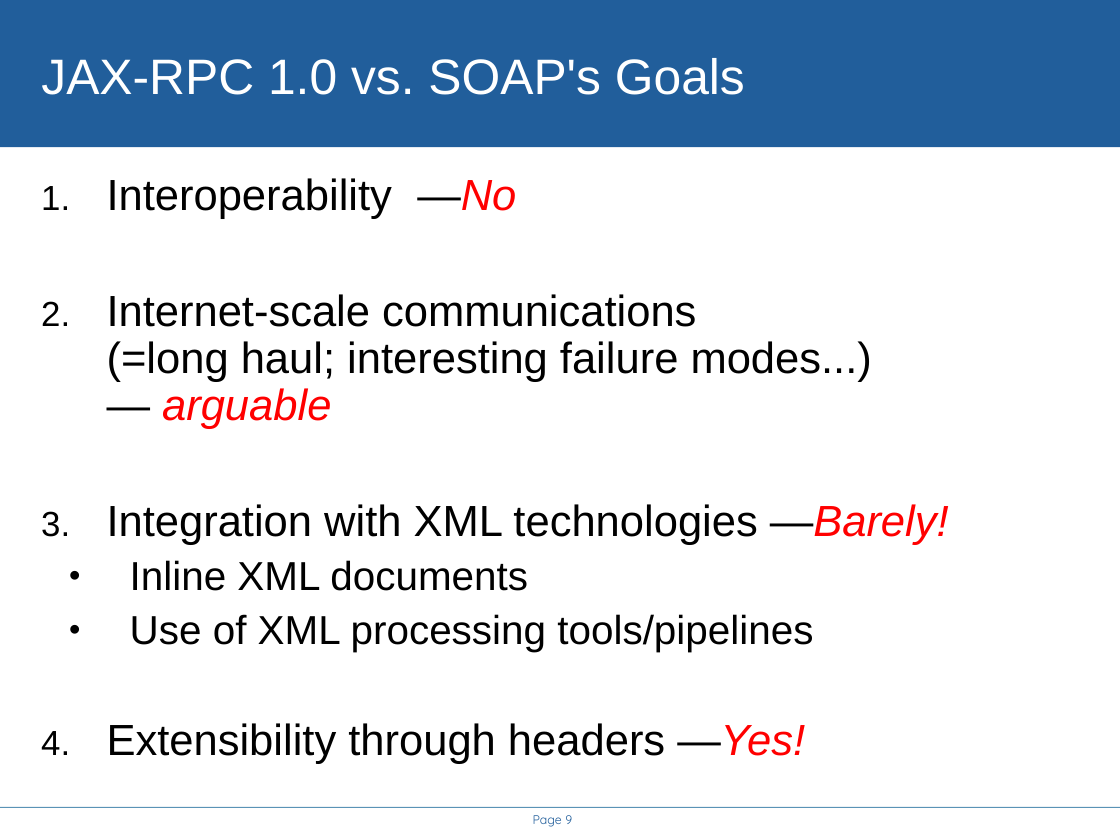
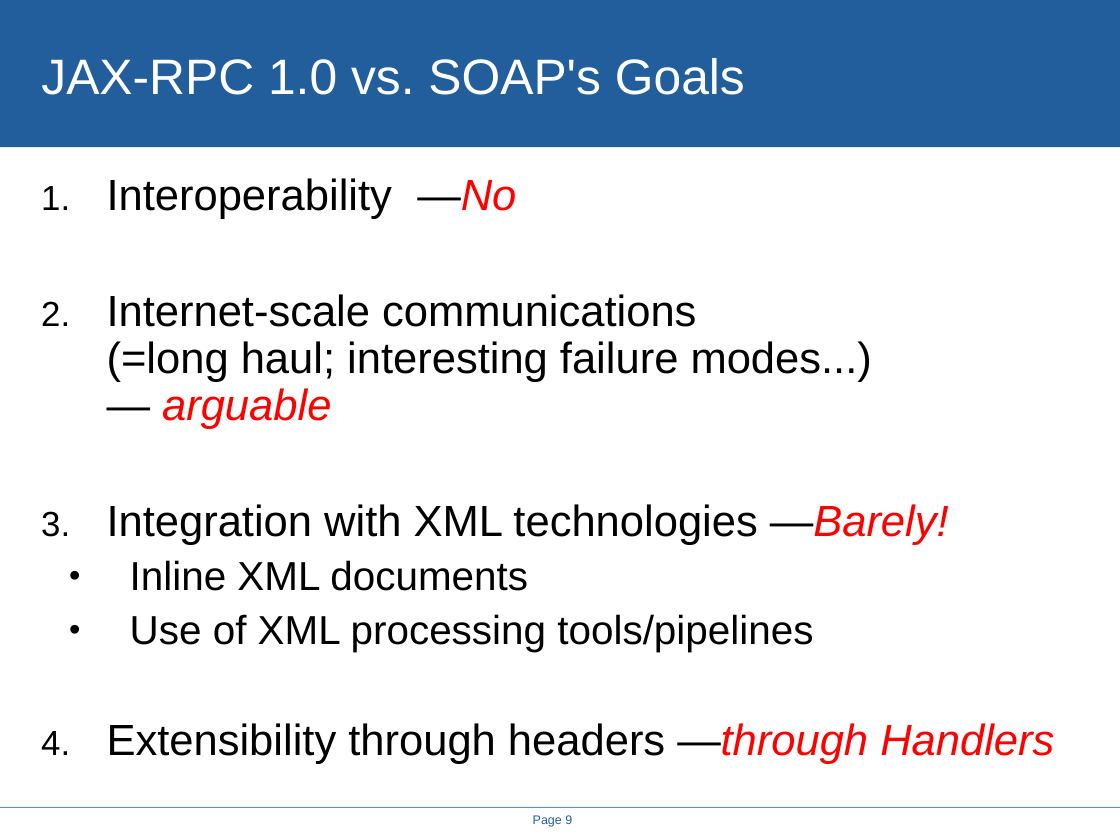
Before and after one commit to rhusar/smartfrog, a slide deck: slide 9 of projects/alpine/doc/icws2005/rethinking_the_java_SOAP_stack.ppt. Drawn at 1120x840 pixels with LibreOffice and Linux fonts; fonts in the diff are those of the drawing; background and template pictures are left out. Boxes give left, top, right and bottom in pixels: in the first picture for what was removed or moved away, otherwise in the second. Text is boxed around its words. In the diff, an @@ line names an element or a change of style, - is before the commit and + after.

```diff
--- a/projects/alpine/doc/icws2005/rethinking_the_java_SOAP_stack.ppt
+++ b/projects/alpine/doc/icws2005/rethinking_the_java_SOAP_stack.ppt
@@ text at [107, 723, 1054, 764]: text changed @@
-4. Extensibility through headers —Yes!
+4. Extensibility through headers —through Handlers
@@ page number at [533, 815, 572, 827]: font Quicksand to Arial @@
```
Also in this commit, not shown: 14 other slides changed, 4 slides added, 4 slides removed, 8 other files.
